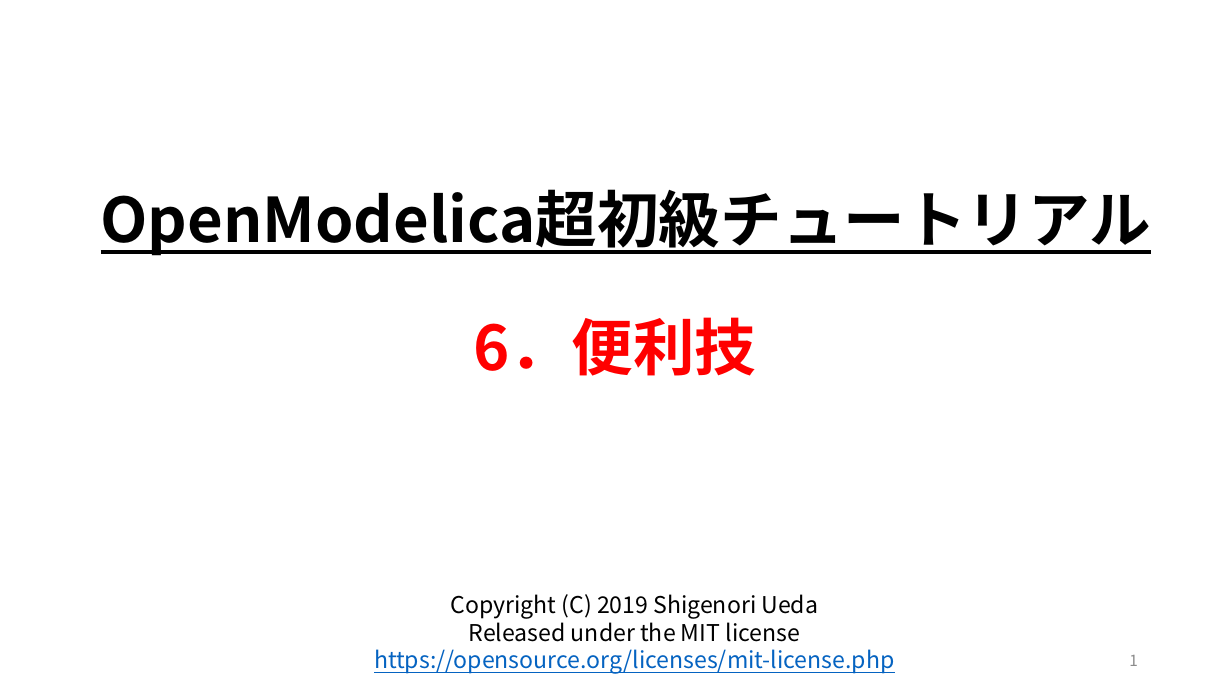
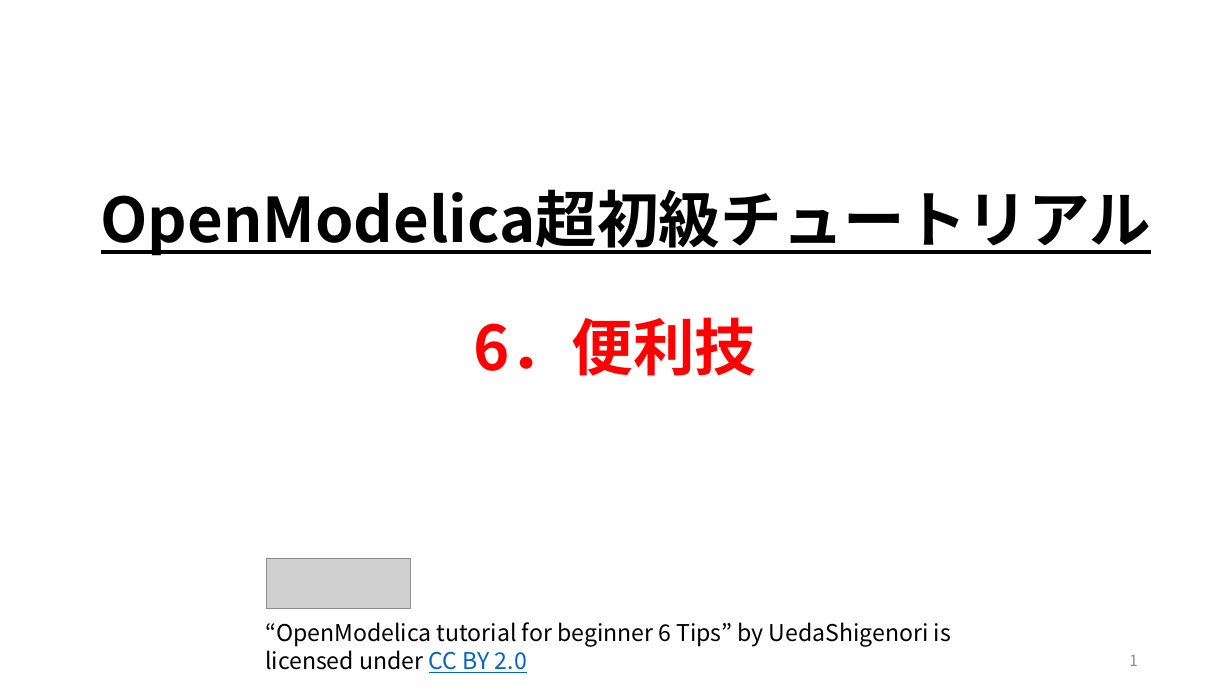
Before and after one commit to UedaShigenori/OpenModelica_Tutorials_Ja, a slide deck: slide 1 of 6_Tips/OpenModelica_Tutorials_6_Contents.pptx. Drawn at 1232x693 pixels with LibreOffice and Linux fonts; fonts in the diff are those of the drawing; grey boxes stand for pictures. Boxes give left, top, right and bottom in pixels: in the first picture for what was removed or moved away, otherwise in the second. Text is boxed around its words. In the diff, an @@ line names an element or a change of style, - is before the commit and + after.

```diff
--- a/6_Tips/OpenModelica_Tutorials_6_Contents.pptx
+++ b/6_Tips/OpenModelica_Tutorials_6_Contents.pptx
@@ picture added at (267,559,410,609) @@
@@ text removed at (374,594,894,674) @@
-Copyright (C) 2019 Shigenori Ueda
-Released under the MIT license
-https://opensource.org/licenses/mit-license.php
@@ text added at (265,622,951,673), 18 pt, text #000000 @@
+“OpenModelica tutorial for beginner 6 Tips” by UedaShigenori is licensed under CC BY 2.0
```
Also in this commit, not shown: 1 other slide changed, 18 other files.
